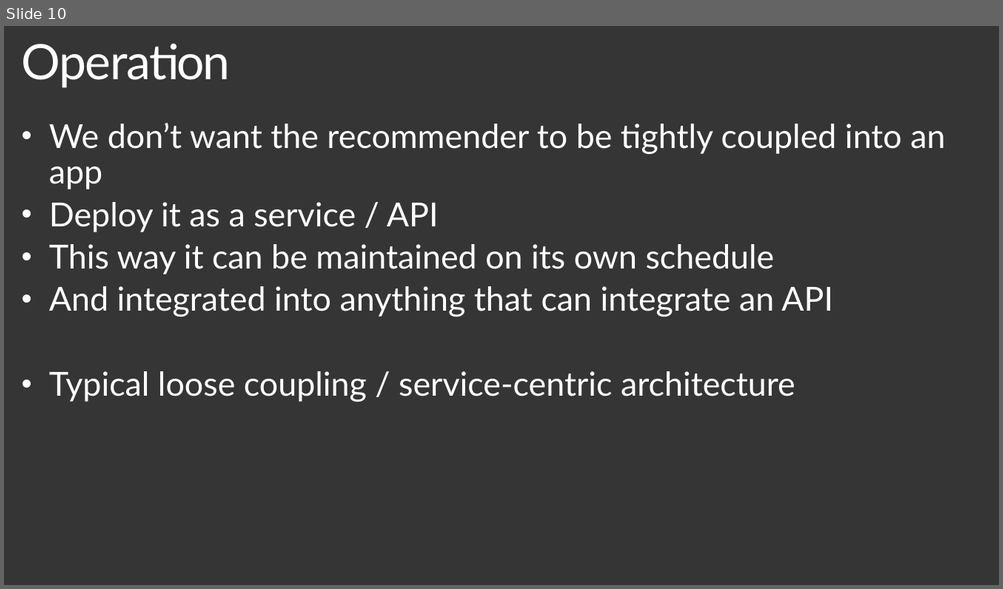
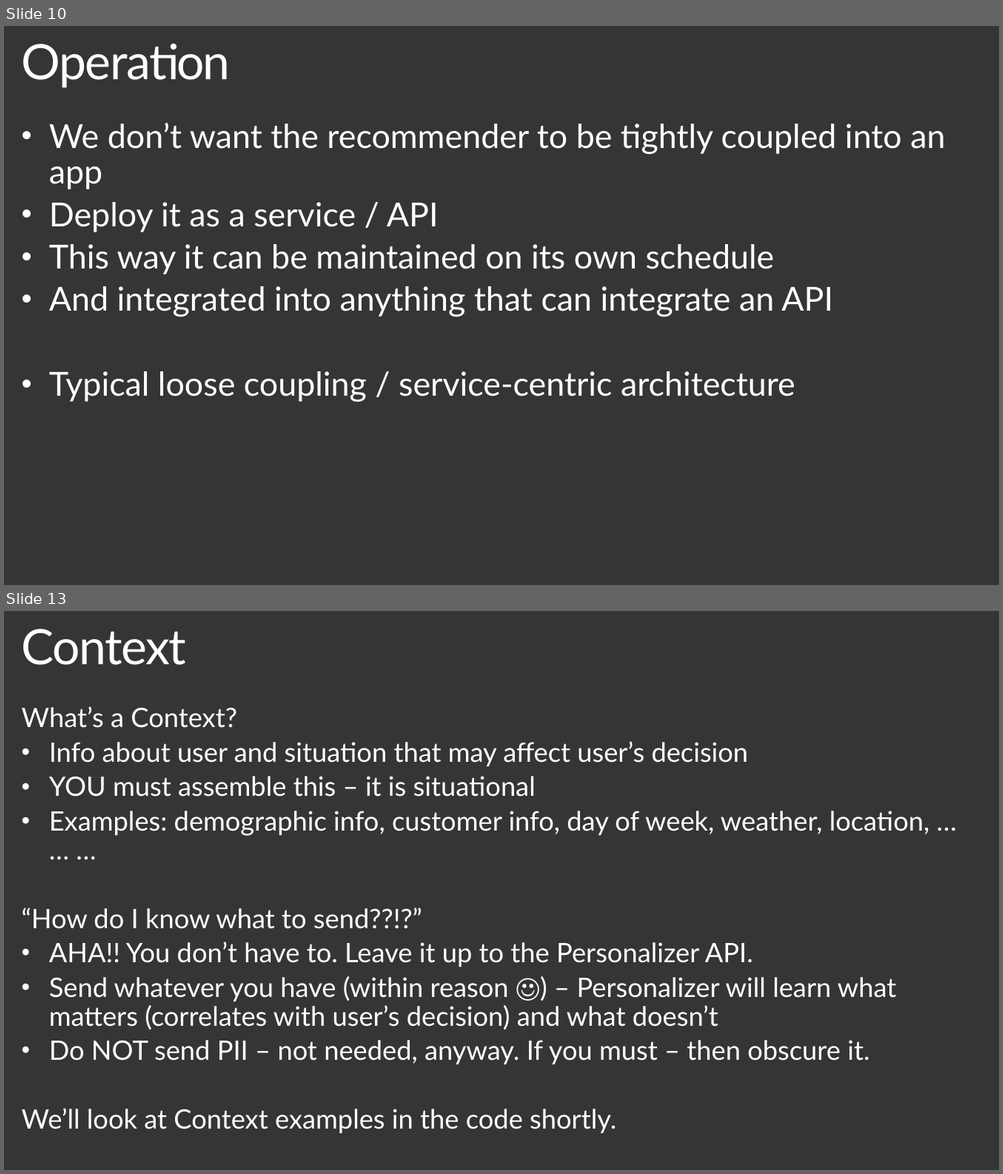
Before and after one commit to plzm/events, a slide deck: GraniteStateCodeCamp2019/gscc19-pelazem.pptx. Shown one above the other, each under a label of ours: slide 10 before the commit, slides 10 and 13 after it; the slides between them are not shown. The pictures are 1003x589 and 1003x1174 pixels, drawn with LibreOffice and Linux fonts; fonts in the diff are those of the drawing; background and template pictures are left out. Boxes give left, top, right and bottom in pixels: in the first picture for what was removed or moved away, otherwise in the second. Text is boxed around its words. In the diff, an @@ line names an element or a change of style, - is before the commit and + after.

```diff
--- a/GraniteStateCodeCamp2019/gscc19-pelazem.pptx
+++ b/GraniteStateCodeCamp2019/gscc19-pelazem.pptx
@@ slide 13 added at (4,611,999,1170), background picture (left out) @@
@@ title added at (22,629,187,665), 47 pt, text #FFFFFF @@
+Context
@@ text added at (22,706,930,1134), 25.9 pt, text #FFFFFF @@
+What’s a Context?
+• Info about user and situation that may affect user’s decision
+• YOU must assemble this – it is situational
+• Examples: demographic info, customer info, day of week, weather, location, … … …
+“How do I know what to send??!?”
+• AHA!! You don’t have to. Leave it up to the Personalizer API.
+• Send whatever you have (within reason ☺) – Personalizer will learn what matters (correlates with user’s decision) and what doesn’t
+• Do NOT send PII – not needed, anyway. If you must – then obscure it.
+We’ll look at Context examples in the code shortly.
```
Also in this commit, not shown: 2 slides changed, 3 other slides added.
